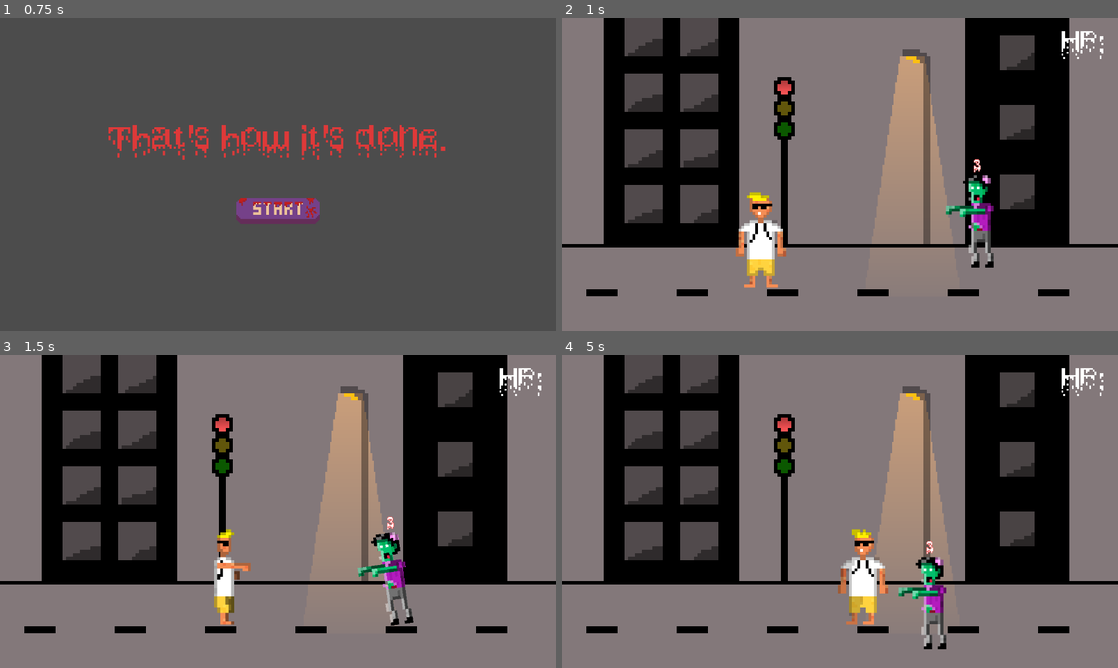
Above: before the commit, frames 1-4 (two rows, left to right).
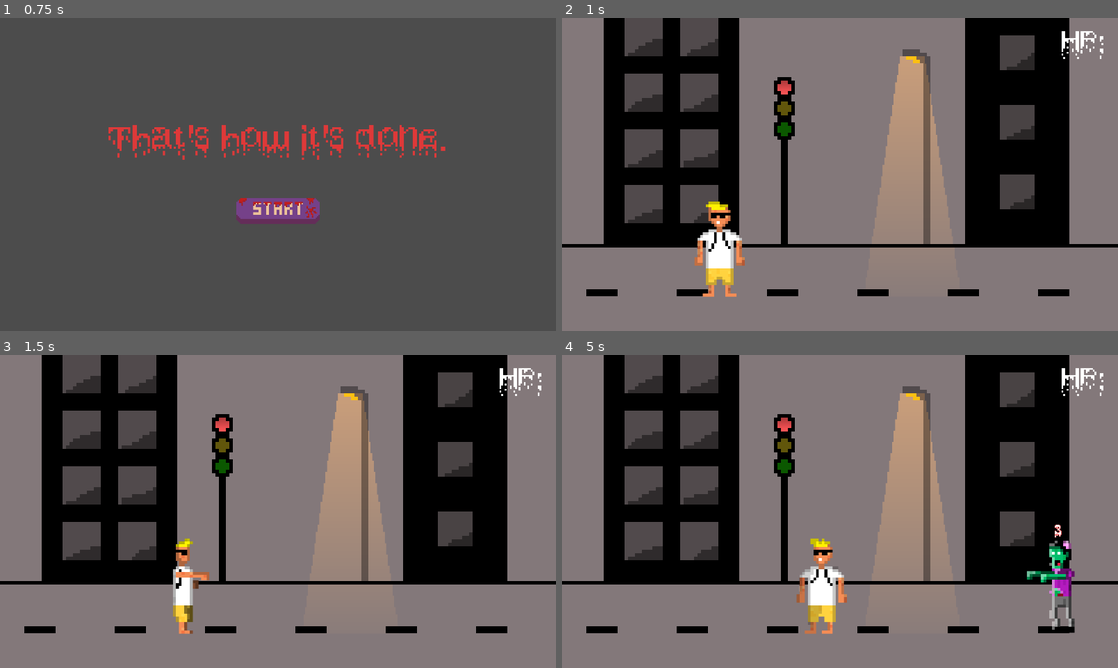
Above: after the commit, the same moments.

Repository: bartlomiejmont/McFunnyStuff
Game: Godot game, scene res://Scenes/Start.tscn
The game is run twice, just before and just after one commit, with the same random seed, the same clock (stepped at 60 frames per second) and the same inputs.
Inputs (mouse positions are in pixels of both pictures, inside the frame that each line leads up to):
- Up to frame 1 (0.75 s): click (278, 212) at 0.5 s
- Up to frame 2 (1 s): no input
- Up to frame 3 (1.5 s): hold Right (ui_right) from 1.28 s (still down); tap Space (punch) at 1.35 s
- Up to frame 4 (5 s): release Right (ui_right) at 2.03 s; hold Down (ui_down) 2.03-2.78 s; tap Space (punch) every 0.75 s from 2.1 to 4.35 s; hold Right (ui_right) 2.78-3.53 s; hold Up (ui_up) 3.53-4.28 s; hold Left (ui_left) from 4.28 s (still down)

Frame 1 is identical in both runs. In frame 2, 3.9% of the frame differs, in the area x 23-78%, y 45-90%; in frame 3, 3.0%; in frame 4, 5.0%, in the area x 42-93%, y 54-94%.

Commit message:
zombies spawner

Diff:
--- a/Player.gd
+++ b/Player.gd
@@ -3,9 +3,10 @@
 # Declare member variables here. Examples:
 var motion = Vector2()
 const SPEED = 300
+var screen_size=Vector2(OS.get_window_size().x,OS.get_window_size().y)
 signal animate
 signal layer
-signal hit
+signal hitZ
 
 
 # Called when the node enters the scene tree for the first time.
@@ -16,6 +17,8 @@
 func _process(delta):
 	moveV()
 	moveH()
+	position.x = clamp(position.x, 0, screen_size.x)
+	position.y = clamp(position.y, 420, screen_size.y)
 	animate()
 	move_and_slide(motion)
 	setLayer()
@@ -51,4 +54,4 @@
 
 
 func _on_RayCast2D_colision(zombie,dgr):
-	emit_signal("hit",zombie,dgr)
+	emit_signal("hitZ",zombie,dgr)
--- a/Scenes/Game.tscn
+++ b/Scenes/Game.tscn
@@ -8,6 +8,7 @@
 [ext_resource path="res://Sprites/light.png" type="Texture" id=6]
 [ext_resource path="res://Sprites/light2.png" type="Texture" id=7]
 [ext_resource path="res://Scenes/HUD.tscn" type="PackedScene" id=8]
+[ext_resource path="res://Scenes/Timer.gd" type="Script" id=9]
 
 [node name="Game" type="Node2D"]
 
@@ -24,13 +25,12 @@
 script = ExtResource( 2 )
 
 [node name="Player" parent="CanvasLayer" instance=ExtResource( 3 )]
-position = Vector2( 457.961, 504.475 )
+position = Vector2( 362.761, 524.517 )
 collision_mask = 6
 
 [node name="Zombies" type="Node" parent="."]
 script = ExtResource( 4 )
-
-[node name="Zombie" parent="Zombies" instance=ExtResource( 5 )]
+Enemy = ExtResource( 5 )
 
 [node name="Light2D" type="Light2D" parent="."]
 position = Vector2( 806.698, 364.1 )
@@ -45,8 +45,11 @@
 
 [node name="HUD" parent="." instance=ExtResource( 8 )]
 
-[connection signal="hit" from="CanvasLayer/Player" to="Zombies/Zombie" method="_on_Player_hit"]
-[connection signal="hit" from="CanvasLayer/Player" to="Zombies" method="_on_Player_hit"]
+[node name="Timer" type="Timer" parent="."]
+wait_time = 3.0
+autostart = true
+script = ExtResource( 9 )
+
+[connection signal="hitZ" from="CanvasLayer/Player" to="Zombies" method="_on_Player_hitZ"]
 [connection signal="layer" from="CanvasLayer/Player" to="CanvasLayer" method="_on_Player_layer"]
-[connection signal="slowDown" from="Zombies" to="Zombies/Zombie" method="_on_Zombies_slowDown"]
-[connection signal="animate" from="Zombies/Zombie" to="Zombies/Zombie" method="_on_Zombie_animate"]
+[connection signal="timeout" from="Timer" to="Zombies" method="_on_Timer_timeout"]
--- /dev/null
+++ b/Scenes/Timer.gd
@@ -0,0 +1 @@
+extends Timer
--- a/Scenes/ZombieAnimation.gd
+++ b/Scenes/ZombieAnimation.gd
@@ -2,7 +2,7 @@
 
 
 
-func _on_Zombie_animate(movingRight):
+func _on_Zombie_animateZ(movingRight):
 	if  movingRight:
 		flip_h = true
 	else:
--- a/Scenes/Zombies.gd
+++ b/Scenes/Zombies.gd
@@ -1,14 +1,41 @@
 extends Node
 
 signal slowDown
+signal addPoint
+export (PackedScene) var Enemy
+
+var rng = RandomNumberGenerator.new()
+var screen_size=Vector2(OS.get_window_size().x,OS.get_window_size().y)
+
+func _ready():
+	pass
+
+func _on_Player_hitZ(z,dgr):
+	var zombie = z.get_owner()
+	print("hit:", zombie)
+	if zombie.HP == 1:
+		emit_signal("addPoint")
+	zombie.HP-=1
+	if dgr == 270:
+		zombie.get_child(0).position.x+=40
+	else:
+		zombie.get_child(0).position.x-=40
+	zombie.SPEED = zombie.SPEED/2
+	emit_signal("slowDown")
 
 
+func spawnZombie():
+	rng.randomize()
+	var enemy = Enemy.instance()
+	var randY = rng.randi_range(420, screen_size.y)
+	var lefrOrRight = rng.randi_range(0,1)
+	enemy.get_child(0).position.y = randY
+	if lefrOrRight == 1:
+		enemy.get_child(0).position.x = screen_size.x
+	else:
+		enemy.get_child(0).position.x = 0
+	add_child(enemy)
+	print("spawn:" , enemy)
 
-func _on_Player_hit(zombie,dgr):
-	print(dgr)
-	get_node("Zombie").HP-=1
-	if dgr == 270:
-		get_node("Zombie/Area2D").position.x+=40
-	else:
-		get_node("Zombie/Area2D").position.x-=40
-	emit_signal("slowDown")
+func _on_Timer_timeout():
+	spawnZombie()
--- a/Scenes/zombie.gd
+++ b/Scenes/zombie.gd
@@ -9,7 +9,7 @@
 var screen_size=Vector2(OS.get_window_size().x,OS.get_window_size().y)
 var right = true;
 var isHit = false
-signal animate
+signal animateZ
 
 
 
@@ -23,7 +23,7 @@
 	move()
 	zb.position += motion * delta
 	zb.position.x = clamp(zb.position.x, 0, screen_size.x)
-	zb.position.y = clamp(zb.position.y, 0, screen_size.y)
+	zb.position.y = clamp(zb.position.y, 420, screen_size.y)
 	if HP<=0:
 		queue_free()
 	layer = zb.position.y/10-1
@@ -34,11 +34,11 @@
 		if Player.position.x > zb.position.x:
 			motion.x+=5
 			right=true
-			emit_signal("animate",right)
+			emit_signal("animateZ",right)
 		if Player.position.x < zb.position.x:
 			motion.x-=5
 			right=false
-			emit_signal("animate",right)
+			emit_signal("animateZ",right)
 		if Player.position.y > zb.position.y:
 			motion.y+=5
 		if Player.position.y < zb.position.y:
--- a/Scenes/zombie.tscn
+++ b/Scenes/zombie.tscn
@@ -55,4 +55,4 @@
 text = "HP"
 script = ExtResource( 7 )
 
-[connection signal="animate" from="." to="Area2D/ZombieAnimation" method="_on_Zombie_animate"]
+[connection signal="animateZ" from="." to="Area2D/ZombieAnimation" method="_on_Zombie_animateZ"]
Not shown: 1 places in Scenes/Game.tscn that only renumber resources
